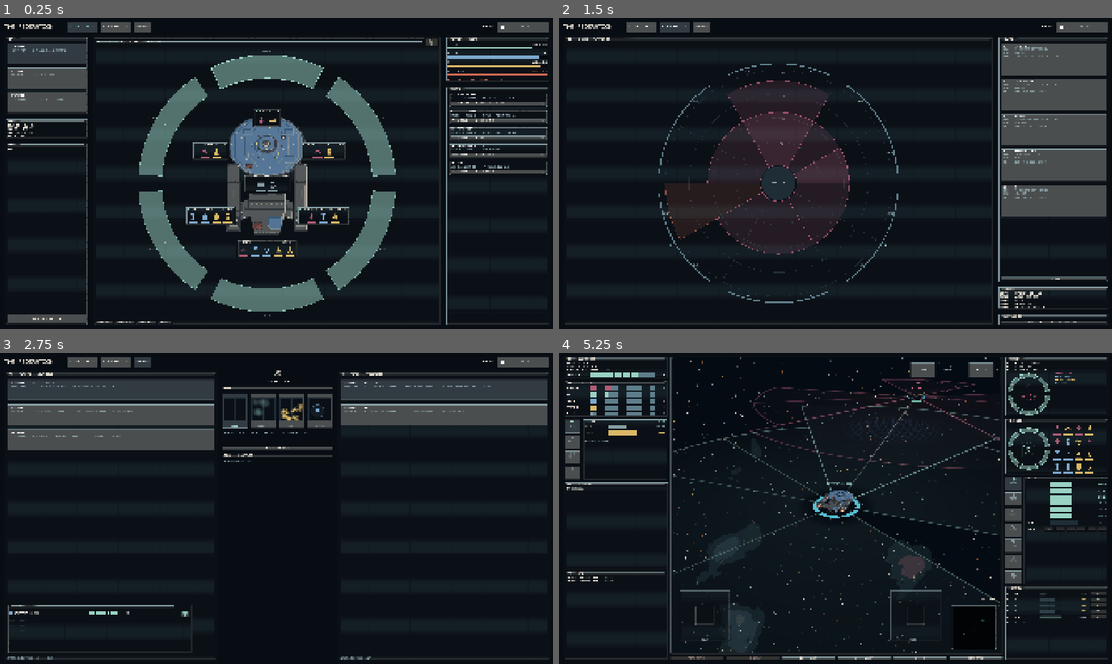
Above: before the commit, frames 1-4 (two rows, left to right).
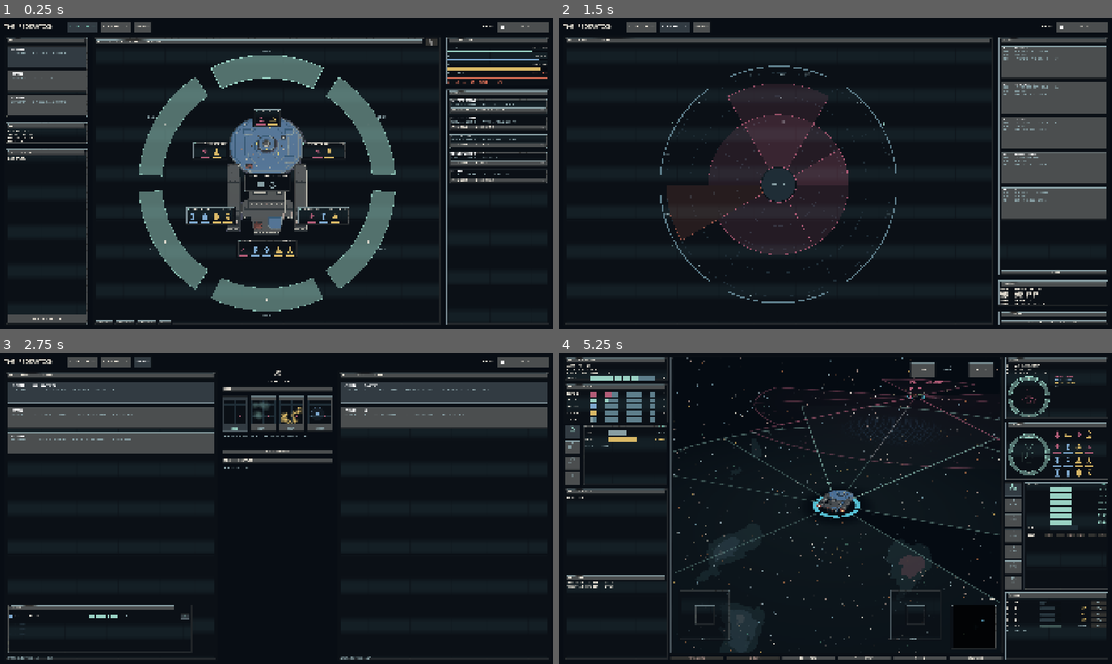
Above: after the commit, the same moments.

Repository: RubenTipparach/the-federation
Game: Godot game, scene res://scenes/main.tscn
Same seed, same stepped clock (60 frames per second), same inputs: the game is played once before the commit and once after it.
Inputs (mouse positions are in pixels of both pictures, inside the frame that each line leads up to; where the layout moved, square brackets give the same spot in the first picture):
- Up to frame 1 (0.25 s): no input
- Up to frame 2 (1.5 s): click "Fitting and SSD" at 0.5 s; click "Mounts and arcs" at 1.25 s
- Up to frame 3 (2.75 s): click "Skirmish" at 2 s
- Up to frame 4 (5.25 s): click "Begin skirmish" at 2.75 s; click "Next >" at 3.5 s; click "Next >" at 4.25 s; click (570, 430) [570, 427] at 5 s

The runs differ from the first frame. In frame 1, 9.0% of the frame differs, in the area x 1-100%, y 6-98%; in frame 2, 7.0%; in frame 3, 8.1%; in frame 4, 9.3%, in the area x 1-100%, y 1-99%.

Commit message:
Give the header bar its padding back
Mine to fix: when the type was halved I took the header plate's vertical
padding down with it, from 2 pixels to 1, and a bar with one pixel of air
around 7 pixel caps is not a bar. It reads as a rule with words sitting on
it.

The padding is what MAKES it a header, so it does not scale with the type
the way the plate's own inset does. Six pixels above and below puts the
bar back at a readable weight against the small face. Buttons get one
pixel back for the same reason.

Both are in tools/gen_theme.py, which is the only place they can be set:
the themes are build products of data/palette.json and this file.

Co-Authored-By: Claude Fable 5 <noreply@anthropic.com>
Claude-Session: https://claude.ai/code/session_01CvwCzyN7nJMTRzM6y36WyC

Diff:
--- a/assets/ui/skin_theme_federation.tres
+++ b/assets/ui/skin_theme_federation.tres
@@ -36,9 +36,9 @@
 texture_margin_right = 10.0
 texture_margin_bottom = 6.0
 content_margin_left = 10.0
-content_margin_top = 1.0
+content_margin_top = 6.0
 content_margin_right = 10.0
-content_margin_bottom = 1.0
+content_margin_bottom = 6.0
 
 [sub_resource type="StyleBoxTexture" id="button_normal"]
 texture = ExtResource("button_normal")
@@ -47,9 +47,9 @@
 texture_margin_right = 6.0
 texture_margin_bottom = 6.0
 content_margin_left = 7.0
-content_margin_top = 3.0
+content_margin_top = 4.0
 content_margin_right = 7.0
-content_margin_bottom = 3.0
+content_margin_bottom = 4.0
 
 [sub_resource type="StyleBoxTexture" id="button_hover"]
 texture = ExtResource("button_hover")
@@ -58,9 +58,9 @@
 texture_margin_right = 6.0
 texture_margin_bottom = 6.0
 content_margin_left = 7.0
-content_margin_top = 3.0
+content_margin_top = 4.0
 content_margin_right = 7.0
-content_margin_bottom = 3.0
+content_margin_bottom = 4.0
 
 [sub_resource type="StyleBoxTexture" id="button_pressed"]
 texture = ExtResource("button_pressed")
@@ -69,9 +69,9 @@
 texture_margin_right = 6.0
 texture_margin_bottom = 6.0
 content_margin_left = 7.0
-content_margin_top = 3.0
+content_margin_top = 4.0
 content_margin_right = 7.0
-content_margin_bottom = 3.0
+content_margin_bottom = 4.0
 
 [sub_resource type="StyleBoxTexture" id="button_disabled"]
 texture = ExtResource("button_disabled")
@@ -80,9 +80,9 @@
 texture_margin_right = 6.0
 texture_margin_bottom = 6.0
 content_margin_left = 7.0
-content_margin_top = 3.0
+content_margin_top = 4.0
 content_margin_right = 7.0
-content_margin_bottom = 3.0
+content_margin_bottom = 4.0
 
 [sub_resource type="StyleBoxFlat" id="slider"]
 bg_color = Color(0.078, 0.122, 0.145, 1)
--- a/assets/ui/skin_theme_kthaari.tres
+++ b/assets/ui/skin_theme_kthaari.tres
@@ -36,9 +36,9 @@
 texture_margin_right = 10.0
 texture_margin_bottom = 6.0
 content_margin_left = 10.0
-content_margin_top = 1.0
+content_margin_top = 6.0
 content_margin_right = 10.0
-content_margin_bottom = 1.0
+content_margin_bottom = 6.0
 
 [sub_resource type="StyleBoxTexture" id="button_normal"]
 texture = ExtResource("button_normal")
@@ -47,9 +47,9 @@
 texture_margin_right = 6.0
 texture_margin_bottom = 6.0
 content_margin_left = 7.0
-content_margin_top = 3.0
+content_margin_top = 4.0
 content_margin_right = 7.0
-content_margin_bottom = 3.0
+content_margin_bottom = 4.0
 
 [sub_resource type="StyleBoxTexture" id="button_hover"]
 texture = ExtResource("button_hover")
@@ -58,9 +58,9 @@
 texture_margin_right = 6.0
 texture_margin_bottom = 6.0
 content_margin_left = 7.0
-content_margin_top = 3.0
+content_margin_top = 4.0
 content_margin_right = 7.0
-content_margin_bottom = 3.0
+content_margin_bottom = 4.0
 
 [sub_resource type="StyleBoxTexture" id="button_pressed"]
 texture = ExtResource("button_pressed")
@@ -69,9 +69,9 @@
 texture_margin_right = 6.0
 texture_margin_bottom = 6.0
 content_margin_left = 7.0
-content_margin_top = 3.0
+content_margin_top = 4.0
 content_margin_right = 7.0
-content_margin_bottom = 3.0
+content_margin_bottom = 4.0
 
 [sub_resource type="StyleBoxTexture" id="button_disabled"]
 texture = ExtResource("button_disabled")
@@ -80,9 +80,9 @@
 texture_margin_right = 6.0
 texture_margin_bottom = 6.0
 content_margin_left = 7.0
-content_margin_top = 3.0
+content_margin_top = 4.0
 content_margin_right = 7.0
-content_margin_bottom = 3.0
+content_margin_bottom = 4.0
 
 [sub_resource type="StyleBoxFlat" id="slider"]
 bg_color = Color(0.078, 0.122, 0.145, 1)
Not shown, changed: tools/gen_theme.py
